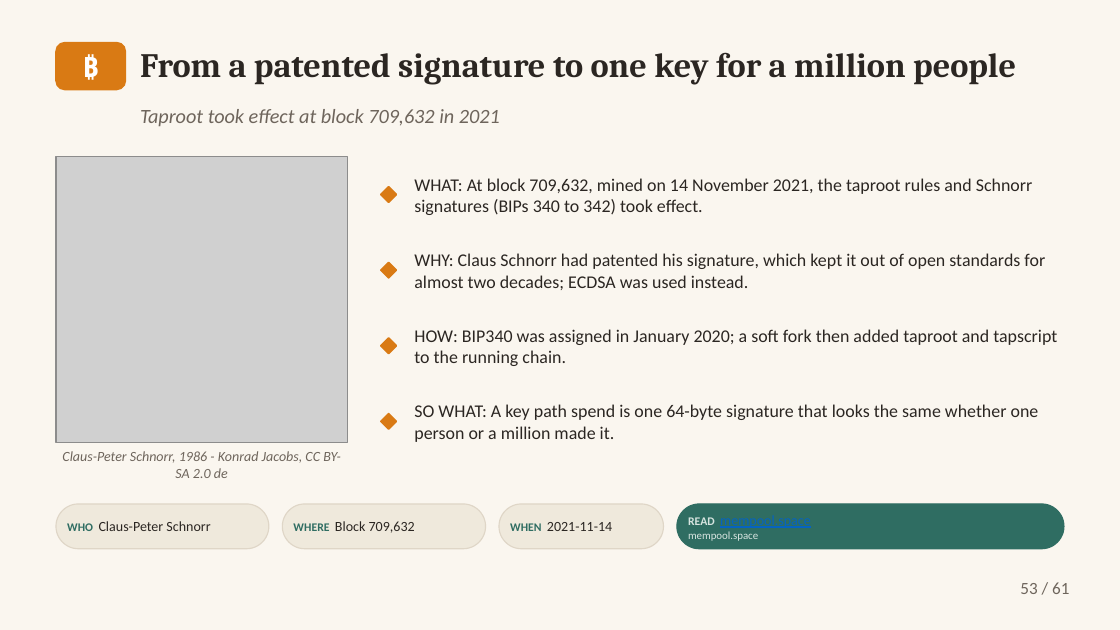
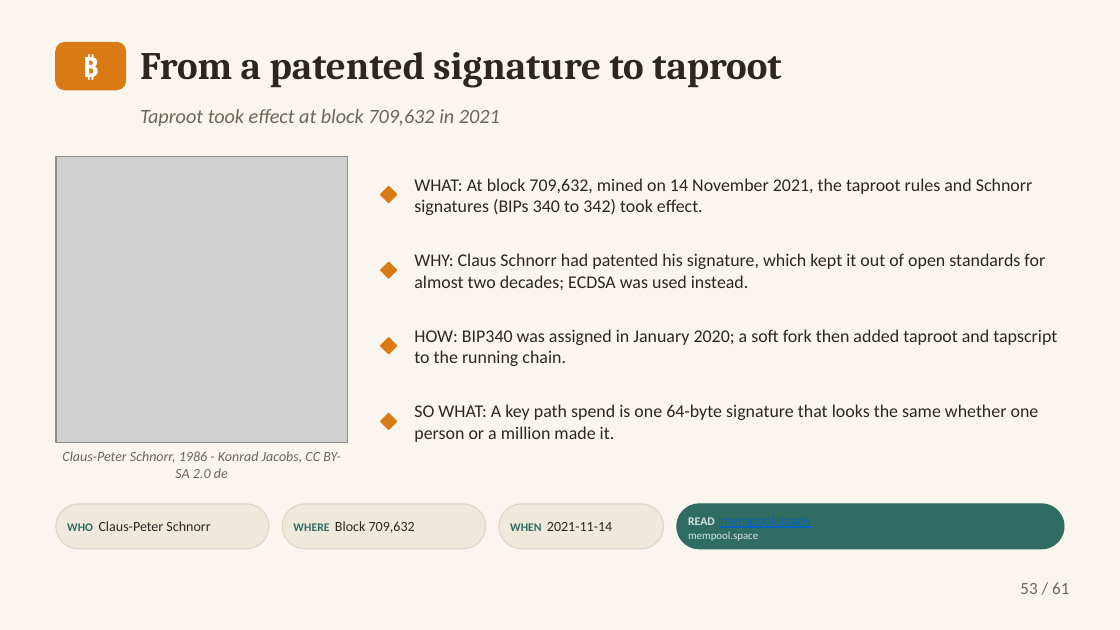
Before and after one commit to altunelyusuf/SEN0401, a slide deck: slide 53 of 03-materials/ch07/SEN0401_Ch07_AuthorizationAuthentication_3e_v2_0_0.pptx. Drawn at 1120x630 pixels with LibreOffice and Linux fonts; fonts in the diff are those of the drawing; grey boxes stand for pictures. Boxes give left, top, right and bottom in pixels: in the first picture for what was removed or moved away, otherwise in the second. Text is boxed around its words. In the diff, an @@ line names an element or a change of style, - is before the commit and + after.

```diff
--- a/03-materials/ch07/SEN0401_Ch07_AuthorizationAuthentication_3e_v2_0_0.pptx
+++ b/03-materials/ch07/SEN0401_Ch07_AuthorizationAuthentication_3e_v2_0_0.pptx
@@ text at <box>140,52,781,88</box>: text changed; size 22 to 25 pt @@
-From a patented signature to one key for a million people
+From a patented signature to taproot
```
Also in this commit, not shown: 1 other slide changed, 16 other files.
